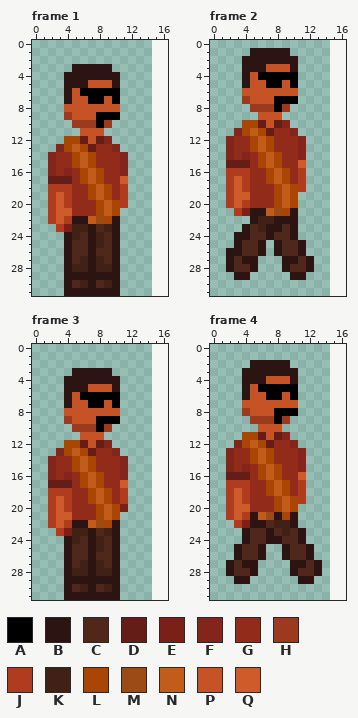
Pixel-art file: sprites/player/player.aseprite. The picture above is the old version.
16x32 pixels, 4 frames. Colours within 5 levels of each other are drawn and written as one. Shown: frame 1, frame 2, frame 3, frame 4. The old version is drawn lined up with the new one, on the new canvas.
Palette (. is transparent): A #000000  B #2b1412  C #4f281b  D #651d18  E #7b2016  F #83251b  G #932b1b  H #9b3a1f  J #b03c20  K #412116  L #a94604  M #9c4a16  N #c15c1a  P #c65325  Q #d05b2a
Pixels before, frame 1, first column x 2:
 3 ...BBBBB..
 4 ..BBBBBBB.
 5 ..BBBPPPB.
 6 ..BPAAAAA.
 7 ..BPPAAPA.
 8 ..PPPPPPP.
 9 ..HPPPAAA.
10 ...HHHAH..
11 ....PPP...
12 ..LLDPDF..
13 .FLNLDGGF.
14 FGGLNLGGGF
15 FGGLNLGGGF
16 FGFGLNLGGF
17 DDDGLNLGGQ
18 JJJGGLNLGJ
19 JQJGGLNLGJ
20 JQJGGGLNLJ
21 JQQGGGLNL.
22 JQJBBNMLB.
23 .JEKKBCKB.
24 ..BKCBKCB.
25 ..BCCBKCB.
26 ..BCCBCCB.
27 ..BCKBKCB.
28 ..BKKBKKB.
29 ..BBBBBBB.
30 ..BCKBCKB.
31 ..BBBBBBB.
Pixels before, frame 2, first column x 2:
 1 ...BBBBB...
 2 ..BBBBBBB..
 3 ..BBBPPPB..
 4 ..BPAAAAA..
 5 ..BPPAAPA..
 6 ..PPPPPPP..
 7 ..HPPPAAA..
 8 ...HHHAH...
 9 ....PPP....
10 ..LLDPDF...
11 .FLNLDGGF..
12 FGGLNLGGGF.
13 FGGLNLGGGF.
14 FGFGLNLGGF.
15 DDDGLNLGGQ.
16 JJJGGLNLGJ.
17 JQJGGLNLGJ.
18 JQJGGGLNLJ.
19 JQQGGGLNL..
20 JQJGGGLNL..
21 .JEBBNMLB..
22 ...BKKBBB..
23 ..BCKBBCB..
24 .BBCCBCCB..
25 .BCCB.BCCB.
26 BBCCB.BCCB.
27 BCBB...BBCB
28 BCCB...BCCB
29 .BB.....BB.
Pixels before, frame 3, first column x 2:
 3 ...BBBBB..
 4 ..BBBBBBB.
 5 ..BBBPPPB.
 6 ..BPAAAAA.
 7 ..BPPAAPA.
 8 ..PPPPPPP.
 9 ..HPPPAAA.
10 ...HHHAH..
11 ....PPP...
12 ..LLDPDF..
13 .FLNLDGGF.
14 FGGLNLGGGF
15 FGGLNLGGGF
16 FGFGLNLGGF
17 DDDGLNLGGQ
18 JJJGGLNLGJ
19 JQJGGLNLGJ
20 JQJGGGLNLE
21 JQQGGGLNL.
22 JQJBBNMLB.
23 .JEKKBCKB.
24 ..BKCBKCB.
25 ..BCCBKCB.
26 ..BCCBCCB.
27 ..BCKBKCB.
28 ..BKKBKKB.
29 ..BBBBBBB.
30 ..BCKBCKB.
31 ..BBBBBBB.
Pixels before, frame 4, first column x 2:
 2 ...BBBBB....
 3 ..BBBBBBB...
 4 ..BBBPPPB...
 5 ..BPAAAAA...
 6 ..BPPAAPA...
 7 ..PPPPPPP...
 8 ..HPPPAAA...
 9 ...HHHAH....
10 ....PPP.....
11 ..LLDPDF....
12 .FLNLDGGF...
13 FGGLNLGGGF..
14 FGGLNLGGGF..
15 FGFGLNLGGF..
16 DDDGLNLGGQ..
17 JJJGGLNLGJ..
18 JQJGGLNLGJ..
19 JQJGGGLNLJ..
20 JQQGGGLNL...
21 JQJBNMBLB...
22 .JEBBCKKB...
23 ..BCCBCKCB..
24 ..BCCBBCCB..
25 .BCCB..BCCB.
26 .BCCB..BCCB.
27 BCBB....BBCB
28 BCCB....BCCB
29 .BB......BB.
The same view after the edit:
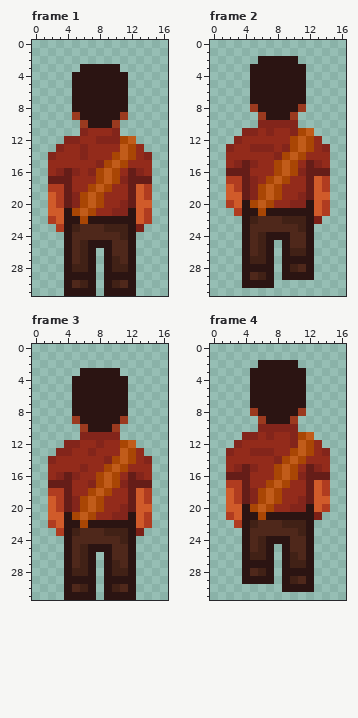
The edit:
canvas 16x32 -> 17x32, the old top-left corner now at -1,0 (the part of the old canvas that was cut away was empty and is not shown)
Changed rows in their new state; - is an unchanged pixel.
Frame 1:
first column x 2:
 3 ---.----B----
 4 --.------B---
 5 --.--BBB-B---
 6 --.BBBBBBB---
 7 --.BBBBBBB---
 8 --.BBBBBBB---
 9 --.HBBBBBH---
10 ---.-BBBH----
11 ----FGGGF----
12 --FFGGF-FLN--
13 --GGFG--GNLG-
14 ---GFG--LNLGF
15 G--GGGFLNLGGG
16 GFDFGF-NLGDFG
17 ----GG-NLFDDD
18 --D------GDQJ
19 QJDFLNLG-GDQJ
20 QJDFLN-GGFDQQ
21 Q-BLNLGGFFBQJ
22 --B-LBBB-BBQJ
23 --B-CC--KKBE-
24 ---C-CC-CKB--
25 ----K-BBCCB--
26 ----K-.BCCB--
27 ------.BKCB--
28 ------.BKKB--
29 ------.--BB--
30 ------.BKCB--
31 ------.--BB--
Frame 2:
first column x 2:
 1 ---.....-----
 2 --..---------
 3 --.--BBB-B---
 4 --.BBBBBBB---
 5 --.BBBBBBB---
 6 --.BBBBBBB---
 7 --.BBBBBBB---
 8 ----BBBBBH---
 9 ----HBBBH----
10 --..FFF-F----
11 -.FFGF---LN--
12 .F-GGG--LNLG-
13 ---FFF-FLNLGF
14 G-G-GGFLNLGGG
15 GF-FGG-NLGDFG
16 DDD--GLNLFDDD
17 -JDF-----GDQJ
18 QJDFLN-GGGDQJ
19 Q-DFLN-GGFDQQ
20 --BLNLGGFFBQJ
21 --B-LBBB-BBQJ
22 --BKCCCKKKBE-
23 ----CCC-CKB--
24 -.--K-BBCCB--
25 -.B-KB.B-CB--
26 ..B-KB.BKKB--
27 ..-KKB---B---
28 ..B-BB--K----
29 -.-CKB-B--B--
30 --BBBB-------
Frame 3:
first column x 2:
 3 ---.----B----
 4 --.------B---
 5 --.--BBB-B---
 6 --.BBBBBBB---
 7 --.BBBBBBB---
 8 --.BBBBBBB---
 9 --.HBBBBBH---
10 ---.-BBBH----
11 ----FFFFF----
12 --FFGGFGGLN--
13 --FGGF--GNLG-
14 ---GGG-FLNLGF
15 G--GFG-LNLGGG
16 GFDFGG-NLGDFG
17 ----GF-NLFDDD
18 --D------GDQJ
19 QJDFLNLG-GDQJ
20 QJDFLN-GGFDQQ
21 Q-BLNLGGFFBQJ
22 --B-LBBB-BBQJ
23 --B-CC--KKBE-
24 ---C-CC-CKB--
25 ----K-BBCCB--
26 ----K-.BCCB--
27 ------.BKCB--
28 ------.BKKB--
29 ------.--BB--
30 ------.BKCB--
31 ------.--BB--
Frame 4:
first column x 2:
 2 ---.----B----
 3 --.------B---
 4 --.--BBB-B---
 5 --.BBBBBBB---
 6 --.BBBBBBB---
 7 --.BBBBBBB---
 8 --.HBBBBBH---
 9 ---.-BBBH----
10 ----FFFFF----
11 --FFGFGGFLN--
12 --GGGG---NLG-
13 ---FFF--LNLGF
14 G--GGGFLNLGGG
15 GFDFGG-NLGDFG
16 ----GG-NLFDDD
17 --D------GDQJ
18 QJDFLNLG-GDQJ
19 QJDFLN-GGFDQQ
20 Q-BLNLGGFFBQJ
21 --B-LB-B-BBE-
22 --BKC-C-KKB--
23 -----C-C-KB--
24 ----K--B-CB--
25 -.B-KB-------
26 -.BKKB--K----
27 ..--BB-BKKB.-
28 ..BCKB-B-BB.-
29 -.-BBB-BKC---
30 -------BBBB--
Boxes around the changes in both pictures, in picture pixels (x1, y1, x2, y2):
changed: (48, 64, 152, 296)
changed: (226, 48, 330, 288)
changed: (48, 368, 152, 600)
changed: (226, 360, 330, 592)
